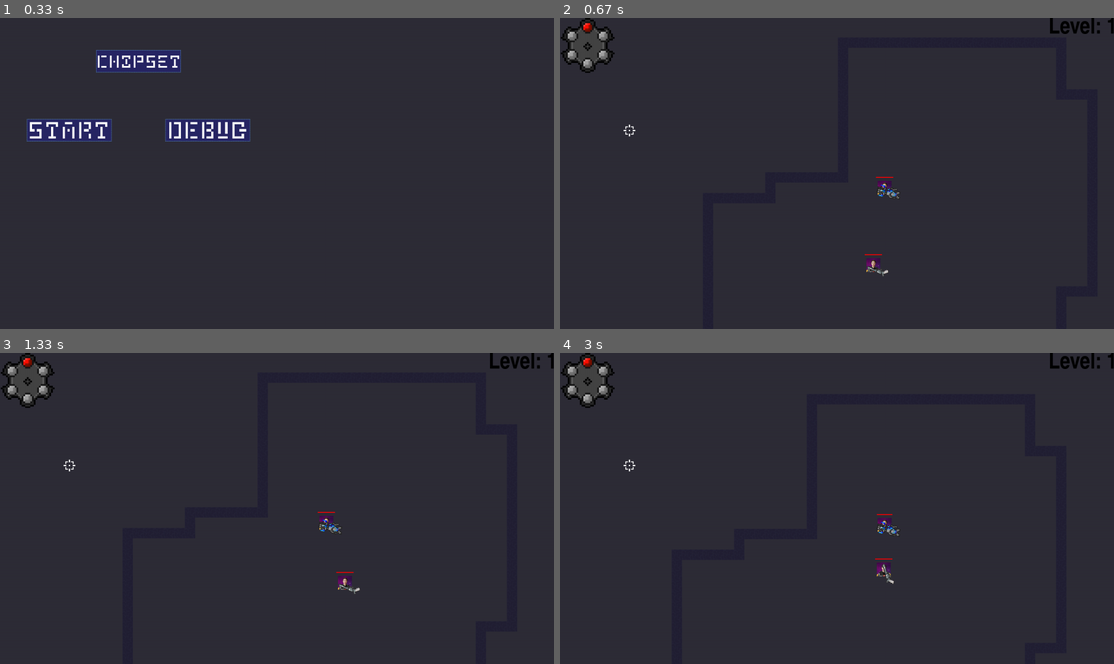
Above: before the commit, frames 1-4 (two rows, left to right).
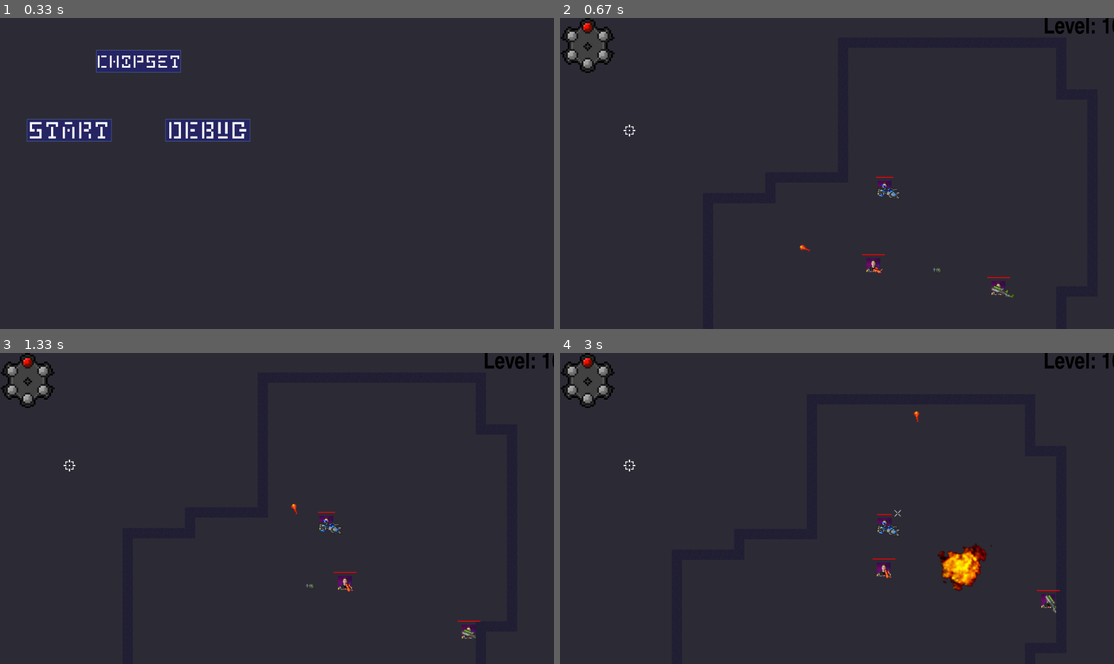
Above: after the commit, the same moments.

Repository: RyDawg-Studios/Chipset
Game: pygame game, started from main.py
The game is run twice, just before and just after one commit, with the same random seed, the same clock (stepped at 60 frames per second) and the same inputs.
Inputs (mouse positions are in pixels of both pictures, inside the frame that each line leads up to):
- Up to frame 1 (0.33 s): no input
- Up to frame 2 (0.67 s): click (626, 129) at 0.38 s
- Up to frame 3 (1.33 s): tap Space at 0.67, 1.07 s; hold Right from 1 s (still down)
- Up to frame 4 (3 s): tap Space at 1.37, 1.57, 1.9, 2.2, 2.4, 2.7, 2.97 s; release Right at 1.47 s; hold Up 1.5-1.8 s; hold Right 1.83-2.3 s; hold Left 2.33-2.87 s; hold Down from 2.9 s (still down)

Frame 1 is identical in both runs. In frame 2, 0.5% of the frame differs, in the area x 43-100%, y 0-91%; in frame 3, 0.5%; in frame 4, 1.3%, in the area x 56-100%, y 0-84%.

Commit message:
Enemy weapon handling stat

Diff:
--- a/data/topdownshooter/TopDownShooter.py
+++ b/data/topdownshooter/TopDownShooter.py
@@ -17,7 +17,7 @@
         super().__init__(pde)
         self.player = None
         self.currentlevel = GeneratedLevel
-        self.currentRoomNumber = 1
+        self.currentRoomNumber = 10
         self.playerData = PlayerDataObject()
         self.ui = None
 
--- a/data/topdownshooter/content/objects/enemy/enemy.py
+++ b/data/topdownshooter/content/objects/enemy/enemy.py
@@ -19,6 +19,7 @@
         self.rotation = 0
         self.ticksSinceWeapon = 0
         self.bleed = True
+        self.handeling = random.randint(85, 100) / 100
 
     def construct(self):
         super().construct()
--- a/data/topdownshooter/content/objects/player/player.py
+++ b/data/topdownshooter/content/objects/player/player.py
@@ -30,6 +30,9 @@
         self.pausable = False
         self.bleed = True
         self.crosshair = None
+        self.handeling = 1
+
+
 
         self.weaponindx = 0
 
--- a/data/topdownshooter/content/objects/shooterentity/shooterentity.py
+++ b/data/topdownshooter/content/objects/shooterentity/shooterentity.py
@@ -42,6 +42,8 @@
         self.falling = False
         self.canGrantHP = True
         self.speed = 3
+        self.handeling = 1
+
 
         #----------< Dodge Info >----------#
 
--- a/data/topdownshooter/content/objects/weapon/bullets/bullets.py
+++ b/data/topdownshooter/content/objects/weapon/bullets/bullets.py
@@ -76,7 +76,6 @@
 class Grenade(Bullet):
     def __init__(self, man, pde, owner, target=[0,0], scale = [20, 14],position=[0, 0]):
         super().__init__(man, pde, owner, position=position, scale=scale, target=target, sprite=r'data\topdownshooter\assets\sprites\weapons\grenadelauncher\grenade.png')
-        self.owner = owner
         self.lifetime = 120
         self.destroyOnCollide = False
         self.checkForCollision = True
--- a/data/topdownshooter/content/objects/weapon/weapons/weapon.py
+++ b/data/topdownshooter/content/objects/weapon/weapons/weapon.py
@@ -112,7 +112,7 @@
         if not self.shooting:
             if "Sprite" in self.components.keys():
                 self.components["Sprite"].sprite.rotation = self.rotation
-        self.shottick += 1
+        self.shottick += 1 * self.owner.handeling
         if self.shooting:
             self.shottime += 1
         else:
